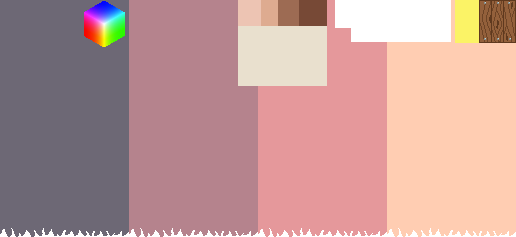
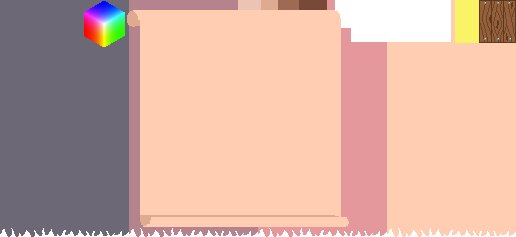
Comparing the layer stacks of the two (516, 237) images. Changes:
added layer "Capa 8" above "Capa 4" over bbox(127, 10, 349, 227)
